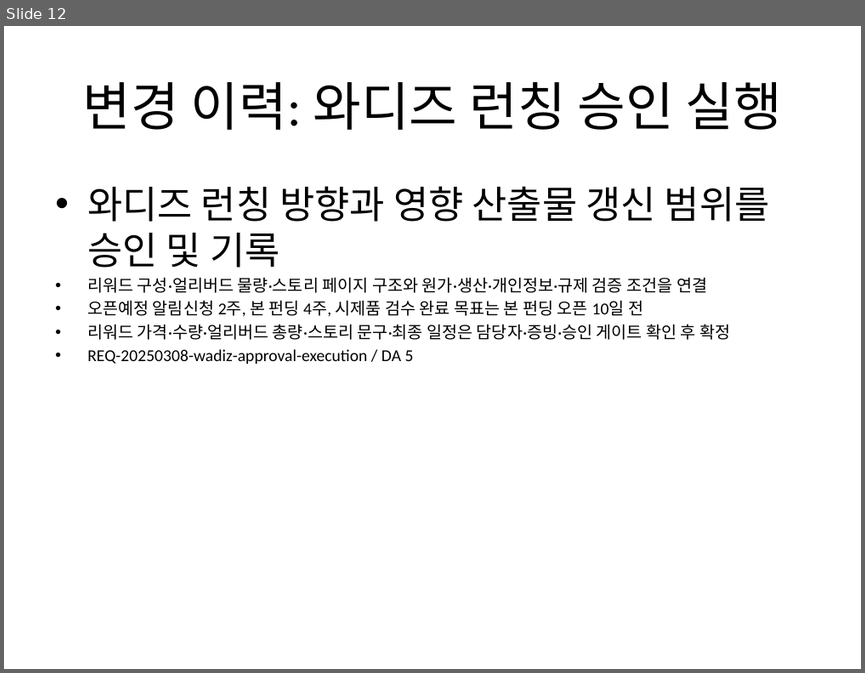
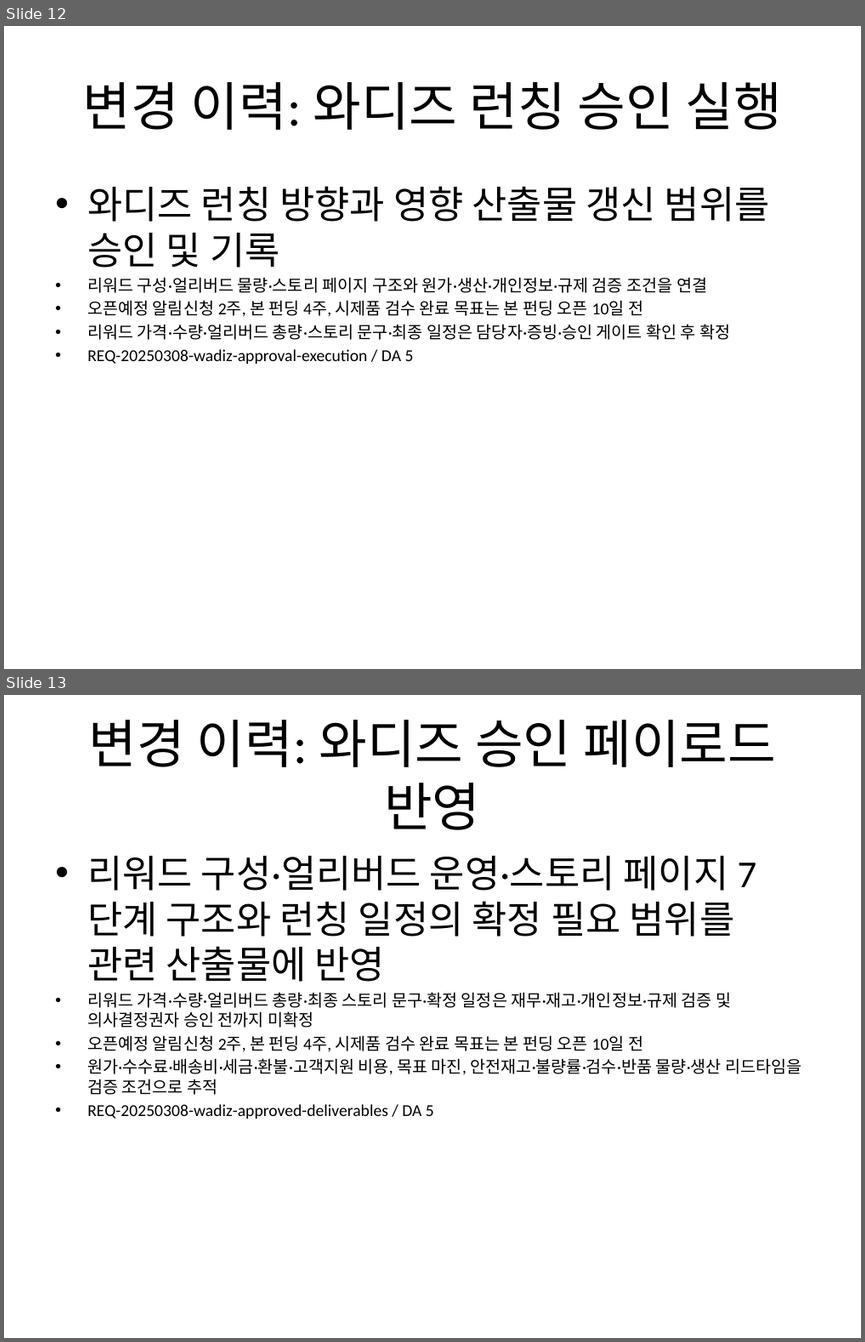
Before and after one commit to Abraxaspark91/n8n_termpjt, a slide deck: scenarios/S08_wadiz_product_launch/deliverables/와디즈_펀딩페이지_덱.pptx. Shown one above the other, each under a label of ours: slide 12 before the commit, slides 12 and 13 after it. The pictures are 865x673 and 865x1342 pixels, drawn with LibreOffice and Linux fonts; fonts in the diff are those of the drawing. Boxes give left, top, right and bottom in pixels: in the first picture for what was removed or moved away, otherwise in the second. Text is boxed around its words. In the diff, an @@ line names an element or a change of style, - is before the commit and + after.

```diff
--- a/scenarios/S08_wadiz_product_launch/deliverables/와디즈_펀딩페이지_덱.pptx
+++ b/scenarios/S08_wadiz_product_launch/deliverables/와디즈_펀딩페이지_덱.pptx
@@ slide 13 added at [4,695,861,1338], background #FFFFFF @@
@@ title added at [88,720,776,830], 44 pt, text #000000 @@
+변경 이력: 와디즈 승인 페이로드 반영
@@ text added at [87,856,801,1118], 14 pt, text #000000 @@
+• 리워드 구성·얼리버드 운영·스토리 페이지 7단계 구조와 런칭 일정의 확정 필요 범위를 관련 산출물에 반영
+• 리워드 가격·수량·얼리버드 총량·최종 스토리 문구·확정 일정은 재무·재고·개인정보·규제 검증 및 의사결정권자 승인 전까지 미확정
+• 오픈예정 알림신청 2주, 본 펀딩 4주, 시제품 검수 완료 목표는 본 펀딩 오픈 10일 전
+• 원가·수수료·배송비·세금·환불·고객지원 비용, 목표 마진, 안전재고·불량률·검수·반품 물량·생산 리드타임을 검증 조건으로 추적
+• REQ-20250308-wadiz-approved-deliverables / DA 5
```
Also in this commit, not shown: 8 other files.
